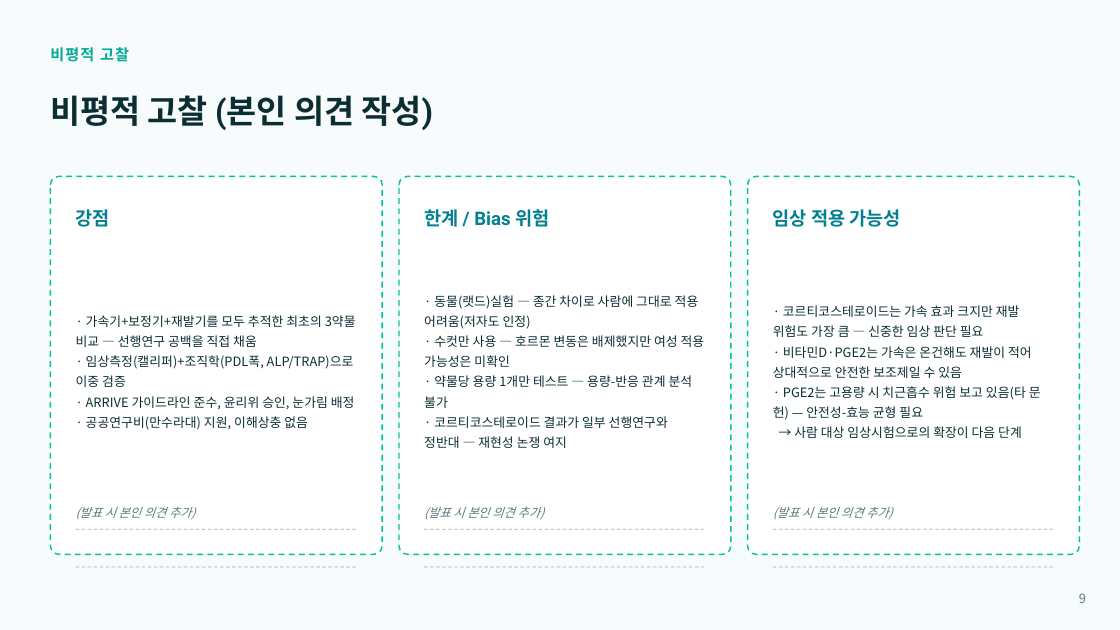
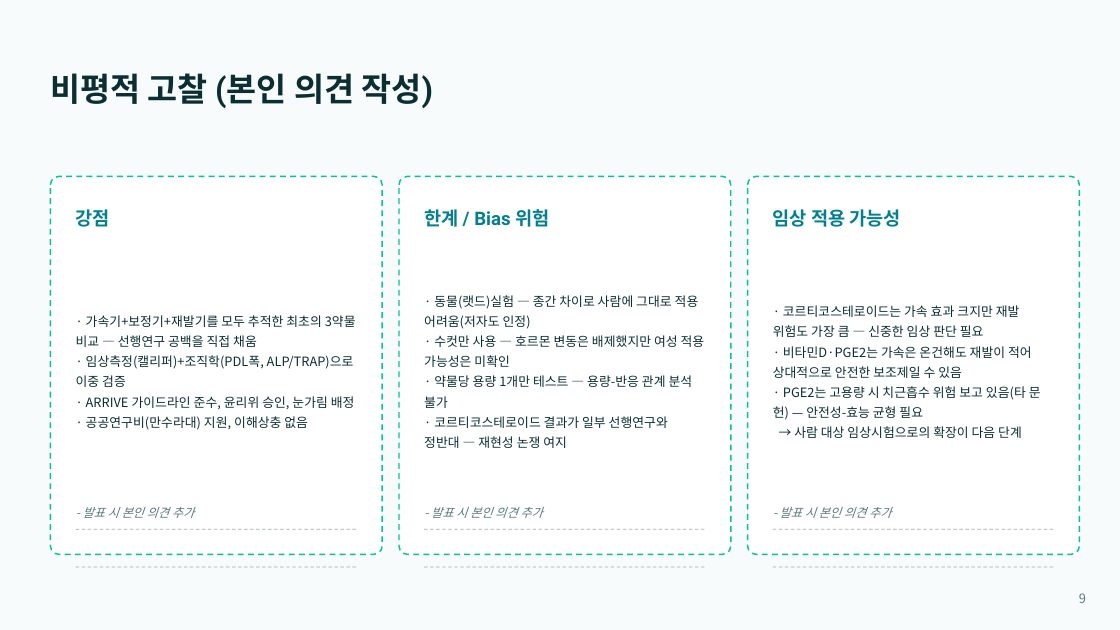
Before and after one commit to yojokem/-, a slide deck: slide 9 of 치과약리학실험2-논문발표/치과약리학실험2_논문발표.pptx. Drawn at 1120x630 pixels with LibreOffice and Linux fonts; fonts in the diff are those of the drawing. Boxes give left, top, right and bottom in pixels: in the first picture for what was removed or moved away, otherwise in the second. Text is boxed around its words. In the diff, an @@ line names an element or a change of style, - is before the commit and + after.

```diff
--- a/치과약리학실험2-논문발표/치과약리학실험2_논문발표.pptx
+++ b/치과약리학실험2-논문발표/치과약리학실험2_논문발표.pptx
@@ text "비평적 고찰 (본인 의견 작성)": place and size @@
-text "비평적 고찰 (본인 의견 작성)" at <box>50,95,434,130</box>
+text "비평적 고찰 (본인 의견 작성)" at <box>50,73,434,108</box>
@@ text removed at <box>50,47,129,62</box> @@
-비평적 고찰
@@ text at <box>83,507,194,518</box>: text changed @@
-(발표 시 본인 의견 추가)
+- 발표 시 본인 의견 추가
@@ text at <box>431,507,542,518</box>: text changed @@
-(발표 시 본인 의견 추가)
+- 발표 시 본인 의견 추가
@@ text at <box>780,507,891,518</box>: text changed @@
-(발표 시 본인 의견 추가)
+- 발표 시 본인 의견 추가
```
Also in this commit, not shown: 9 other slides changed, 1 other file.
